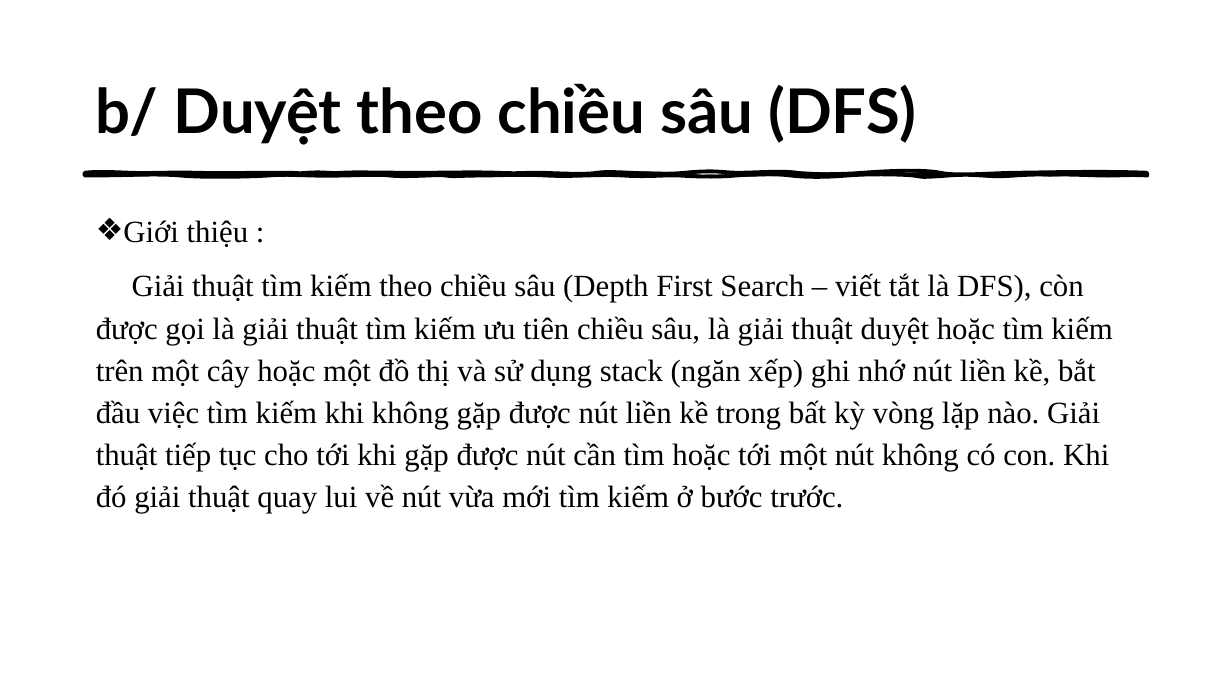
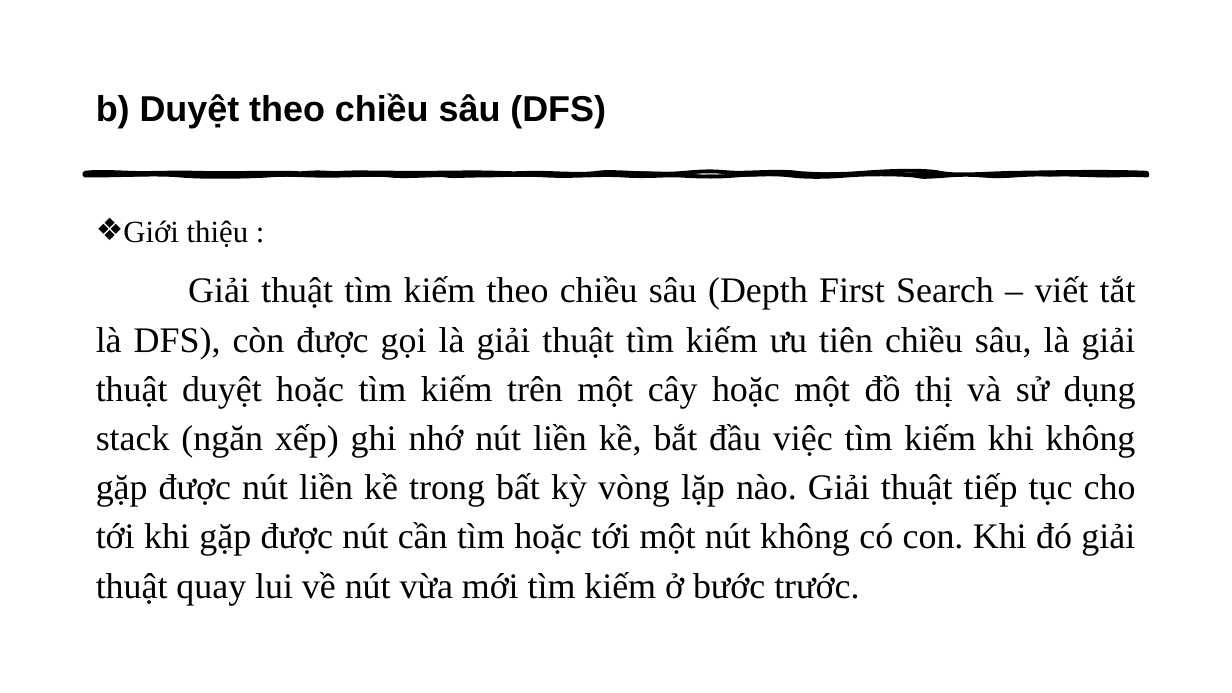
Before and after one commit to thathcmus/CTDL_GT, a slide deck: slide 25 of Cau_Truc_Du_Lieu_Do_Thi_Va_Ung_Dung.pptx (slide 16 before the commit). Drawn at 1232x693 pixels with LibreOffice and Linux fonts; fonts in the diff are those of the drawing. Boxes give left, top, right and bottom in pixels: in the first picture for what was removed or moved away, otherwise in the second. Text is boxed around its words. In the diff, an @@ line names an element or a change of style, - is before the commit and + after.

```diff
--- a/Cau_Truc_Du_Lieu_Do_Thi_Va_Ung_Dung.pptx
+++ b/Cau_Truc_Du_Lieu_Do_Thi_Va_Ung_Dung.pptx
@@ title at (x1=96, y1=93, x2=606, y2=128): text changed; size 48 to 28 pt; font Lato to Arial @@
-b/ Duyệt theo chiều sâu (DFS)
+b) Duyệt theo chiều sâu (DFS)
@@ text "Giới thiệu :" at (x1=96, y1=220, x2=1136, y2=605): size 24 to 28 pt; alignment left to justified; indent changed @@
```
Also in this commit, not shown: 19 other slides changed, 13 slides added, 2 other files.
